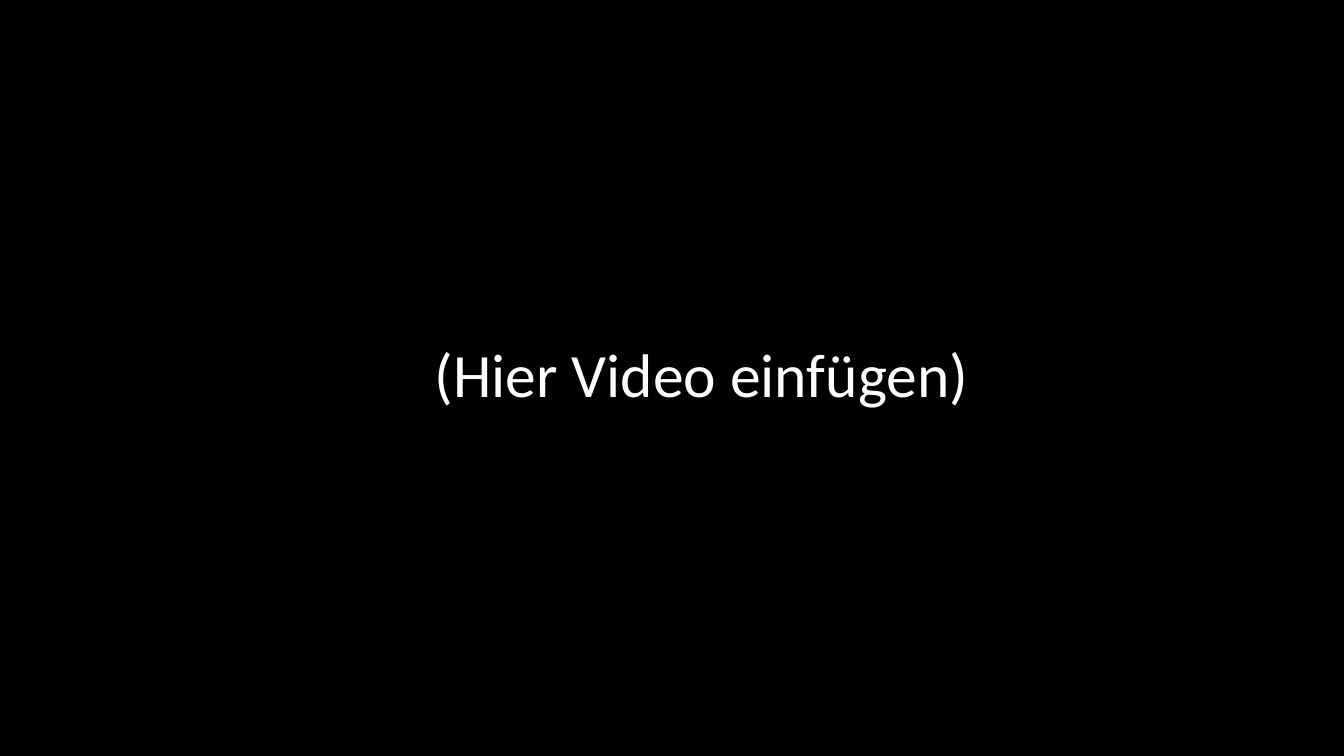
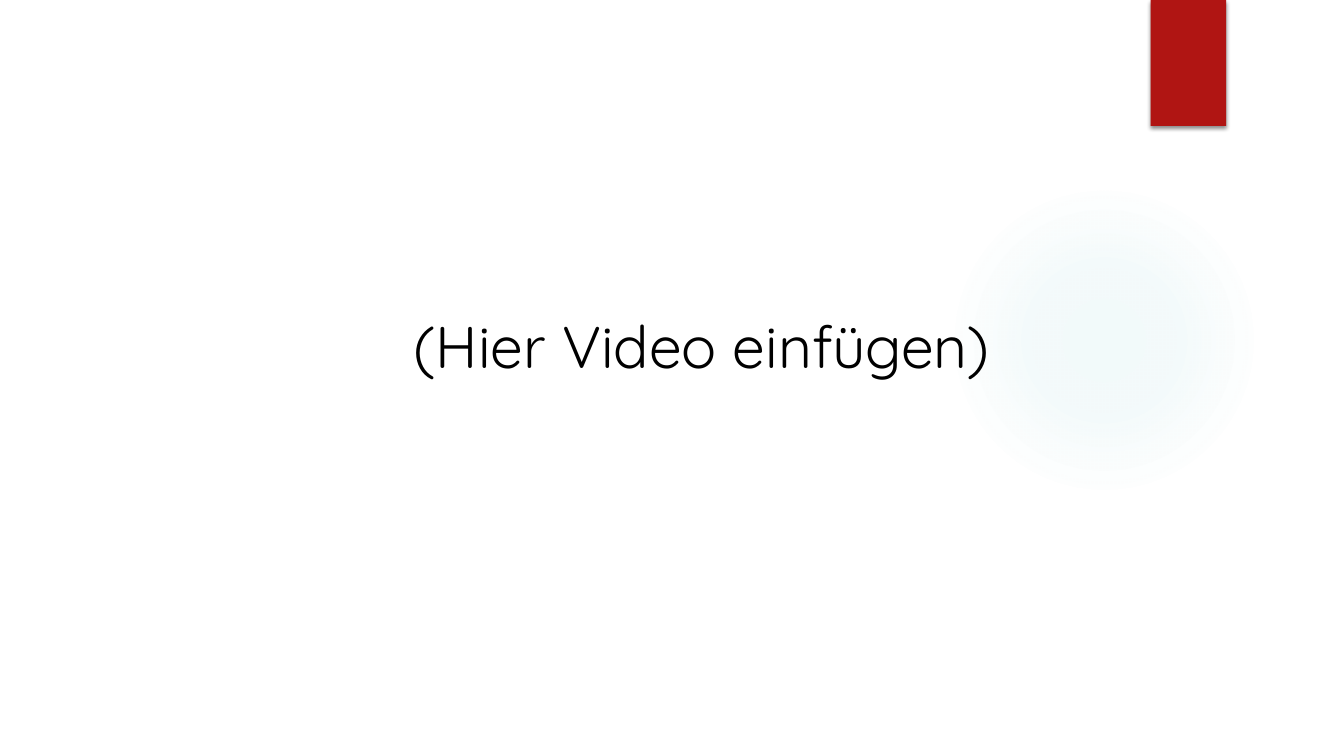
Before and after one commit to Danschweig/Semesterprojekt-Murmelbahn, a slide deck: slide 5 of Casino Murmeln Präsentation Dienstag.pptx (slide 4 before the commit). Drawn at 1344x756 pixels with LibreOffice and Linux fonts; fonts in the diff are those of the drawing; background and template pictures are left out. Boxes give left, top, right and bottom in pixels: in the first picture for what was removed or moved away, otherwise in the second. Text is boxed around its words. In the diff, an @@ line names an element or a change of style, - is before the commit and + after.

```diff
--- a/Casino Murmeln Präsentation Dienstag.pptx
+++ b/Casino Murmeln Präsentation Dienstag.pptx
@@ background #000000 to #FFFFFF @@
@@ rectangle added at bbox=[1150, 0, 1226, 126], fill #B01513 @@
@@ ellipse added at bbox=[949, 185, 1259, 495], fill gradient #50B9C1 @@
@@ title "(Hier Video einfügen)" at bbox=[414, 324, 990, 380]: size 44 to 42 pt, font Calibri to Quicksand, text colour #FFFFFF to #000000; line spacing 0.9 to 1; vertical alignment middle to top @@
```
Also in this commit, not shown: 4 other slides changed, 1 slide added.
